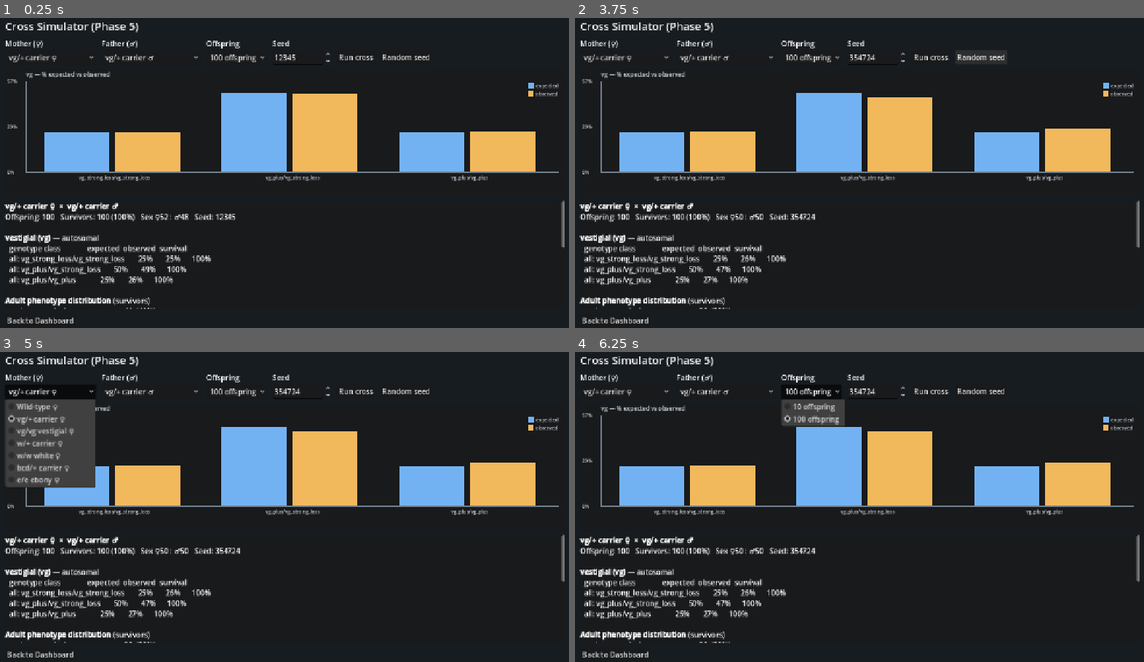
Above: before the commit, frames 1-4 (two rows, left to right).
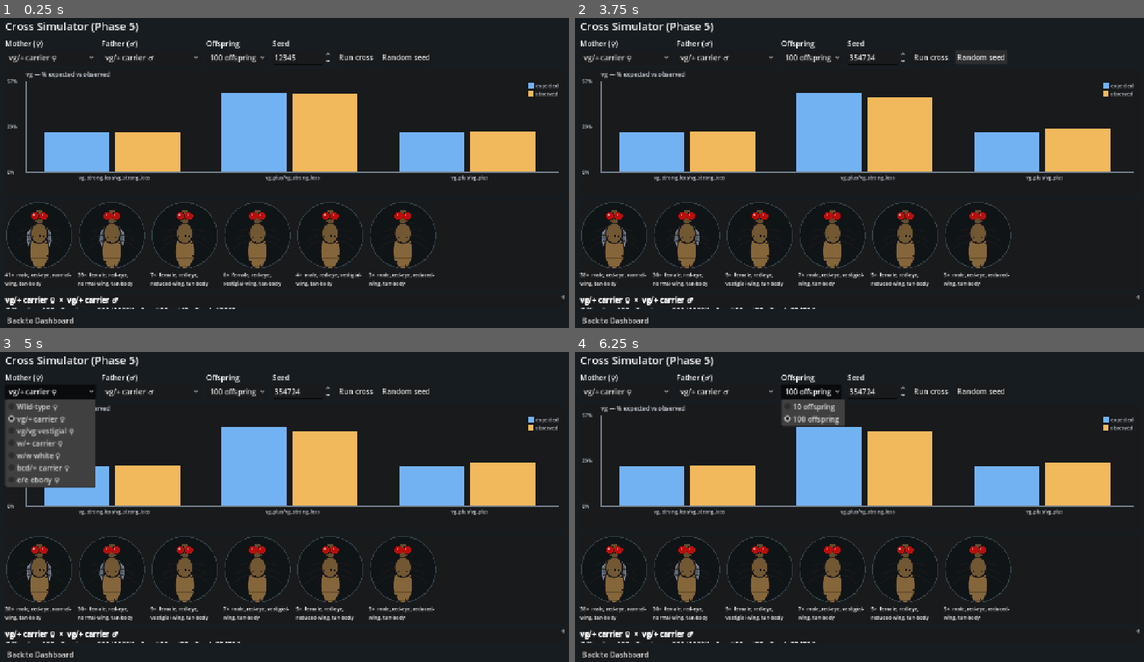
Above: after the commit, the same moments.

Repository: mkhudyakov/flyBase
Game: Godot game, scene res://scenes/CrossSimulator.tscn
Two runs of this game, one before a commit and one after it. Both use one fixed random seed, a clock stepped at 60 frames per second and the inputs below. This scene is started directly instead of the project's main scene.
Inputs:
- Up to frame 1 (0.25 s): no input
- Up to frame 2 (3.75 s): click "vg/+ carrier ♀" at 0.5 s; click "vg/+ carrier ♂" at 1.25 s; click "100 offspring" at 2 s; click "Run cross" at 2.75 s; click "Random seed" at 3.5 s
- Up to frame 3 (5 s): click "vg/+ carrier ♀" at 4.25 s
- Up to frame 4 (6.25 s): click "vg/+ carrier ♂" at 5 s; click "100 offspring" at 5.75 s

The runs differ from the first frame. In frame 1, 7.1% of the frame differs, in the area x 0-100%, y 58-94%; in frame 2, 7.1%; in frame 3, 7.1%; in frame 4, 7.1%.

Commit message:
CHANGE: visualizations

Diff:
--- a/scenes/CrossSimulator.tscn
+++ b/scenes/CrossSimulator.tscn
@@ -127,6 +127,19 @@
 layout_mode = 2
 script = ExtResource("2_chart")
 
+[node name="GalleryPanel" type="PanelContainer" parent="Margin/Root"]
+custom_minimum_size = Vector2(0, 196)
+layout_mode = 2
+
+[node name="GalleryScroll" type="ScrollContainer" parent="Margin/Root/GalleryPanel"]
+layout_mode = 2
+vertical_scroll_mode = 0
+
+[node name="FlyGallery" type="HBoxContainer" parent="Margin/Root/GalleryPanel/GalleryScroll"]
+unique_name_in_owner = true
+layout_mode = 2
+theme_override_constants/separation = 10
+
 [node name="OutputPanel" type="PanelContainer" parent="Margin/Root"]
 layout_mode = 2
 size_flags_vertical = 3
--- a/scenes/LabDashboard.tscn
+++ b/scenes/LabDashboard.tscn
@@ -77,6 +77,7 @@
 unique_name_in_owner = true
 layout_mode = 2
 text = ""
+autowrap_mode = 3
 theme_override_colors/font_color = Color(0.6, 0.8, 0.65, 1)
 theme_override_font_sizes/font_size = 13
 
@@ -122,6 +123,7 @@
 unique_name_in_owner = true
 layout_mode = 2
 text = "No vial selected"
+autowrap_mode = 3
 theme_override_font_sizes/font_size = 18
 
 [node name="VialSummary" type="RichTextLabel" parent="Margin/Root/Main/DetailPanel"]
--- a/scripts/game/Lab.gd
+++ b/scripts/game/Lab.gd
@@ -139,6 +139,13 @@
 	last_event = "Archived line '%s'." % v.name
 	return true
 
+## Strips leading "F<n> of " prefixes so an offspring vial is named after the
+## original stock, e.g. "F3 of F2 of vestigial line" -> "vestigial line".
+func _base_stock_name(name: String) -> String:
+	var re := RegEx.new()
+	re.compile("^(F\\d+ of )+")
+	return re.sub(name, "")
+
 ## Moves a fly from one vial to another. Returns true on success.
 func move_fly(fly_id: String, from_vial_id: String, to_vial_id: String) -> bool:
 	var from_v := get_vial(from_vial_id)
@@ -175,7 +182,11 @@
 	var env := effective_environment(vial)
 	var result := InheritanceEngine.cross(females[0], males[0], count, env, seed)
 
-	var child_vial := create_vial("F%d of %s" % [generation + 1, vial.name], vial.incubator_id)
+	# Name the offspring vial "F<gen> of <base stock>" — strip any existing
+	# "F<n> of " prefixes so the name doesn't grow without bound across breedings.
+	var child_gen := females[0].generation + 1
+	var base_name := _base_stock_name(vial.name)
+	var child_vial := create_vial("F%d of %s" % [child_gen, base_name], vial.incubator_id)
 	var survivors := 0
 	for child in result.offspring:
 		if child.alive:
--- a/scripts/ui/CrossSimulator.gd
+++ b/scripts/ui/CrossSimulator.gd
@@ -31,6 +31,7 @@
 @onready var _seed_spin: SpinBox = %SeedSpin
 @onready var _out: RichTextLabel = %Output
 @onready var _chart: ChartView = %CrossChart
+@onready var _gallery: HBoxContainer = %FlyGallery
 
 func _ready() -> void:
 	if not Catalog.is_ready():
@@ -79,6 +80,7 @@
 
 func _render(r: CrossResult) -> void:
 	_render_chart(r)
+	_render_gallery(r)
 	var lines: Array[String] = []
 	lines.append("[b]%s  ×  %s[/b]" % [MOTHERS[_mother_opt.get_selected()]["label"], FATHERS[_father_opt.get_selected()]["label"]])
 	lines.append("Offspring: %d   Survivors: %d (%.0f%%)   Sex ♀%d : ♂%d   Seed: %d"
@@ -120,6 +122,52 @@
 
 	_out.text = "\n".join(lines)
 
+## Draws one representative surviving fly per visible phenotype class, so the
+## player sees the actual flies the cross produced (not just numbers).
+func _render_gallery(r: CrossResult) -> void:
+	for child in _gallery.get_children():
+		child.queue_free()
+
+	# Group survivors by their visible phenotype class; keep a representative + count.
+	var reps := {}      # class label -> Fly
+	var counts := {}    # class label -> int
+	for child: Fly in r.offspring:
+		if not child.alive:
+			continue
+		var dims := StatisticsEngine.visible_dims(child)
+		var key := "%s, %s, %s, %s" % [child.sex(), dims["eye"], dims["wing"], dims["body"]]
+		counts[key] = int(counts.get(key, 0)) + 1
+		if not reps.has(key):
+			reps[key] = child
+
+	# Most common classes first, cap to keep the strip tidy.
+	var keys: Array = reps.keys()
+	keys.sort_custom(func(a, b): return int(counts[a]) > int(counts[b]))
+	for i in mini(keys.size(), 8):
+		var key: String = keys[i]
+		_gallery.add_child(_fly_card(reps[key], "%d×  %s" % [counts[key], key]))
+
+	if keys.is_empty():
+		var none := Label.new()
+		none.text = "  (no surviving offspring to show)"
+		_gallery.add_child(none)
+
+## A small card: a drawn fly above a caption.
+func _fly_card(fly: Fly, caption: String) -> Control:
+	var box := VBoxContainer.new()
+	box.custom_minimum_size = Vector2(150, 0)
+	var renderer := FlyRenderer.new()
+	renderer.custom_minimum_size = Vector2(150, 150)
+	renderer.set_fly(fly)
+	box.add_child(renderer)
+	var label := Label.new()
+	label.text = caption
+	label.autowrap_mode = TextServer.AUTOWRAP_WORD_SMART
+	label.custom_minimum_size = Vector2(150, 0)
+	label.add_theme_font_size_override("font_size", 11)
+	box.add_child(label)
+	return box
+
 ## Expected-vs-observed grouped bars for the first segregating gene.
 func _render_chart(r: CrossResult) -> void:
 	if r.per_gene.is_empty():
Not shown, changed: CHANGELOG.md
Not shown, changed: README.md
